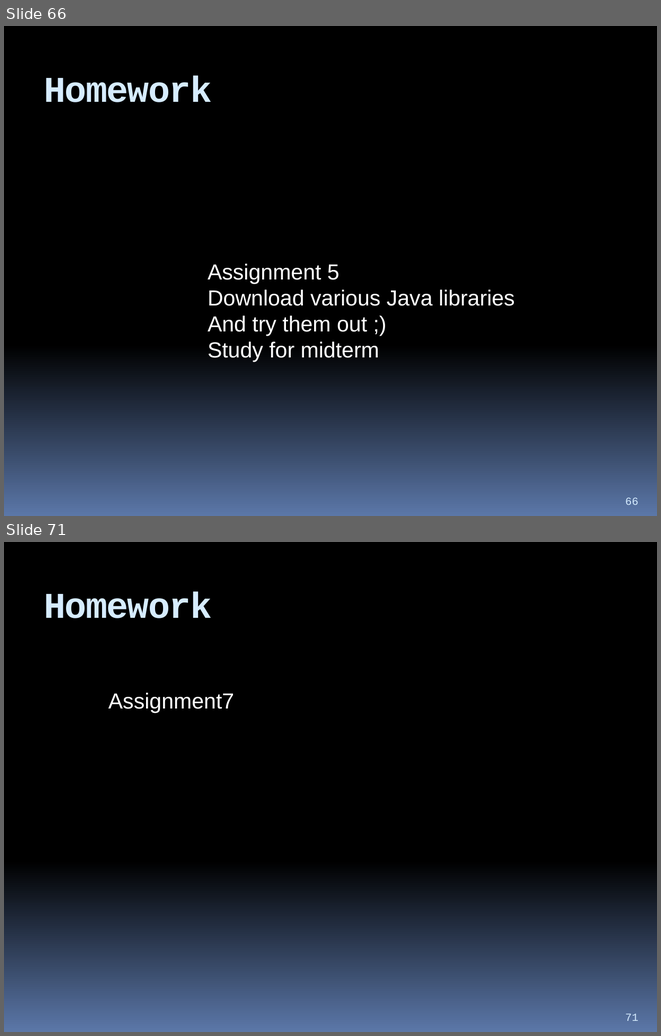
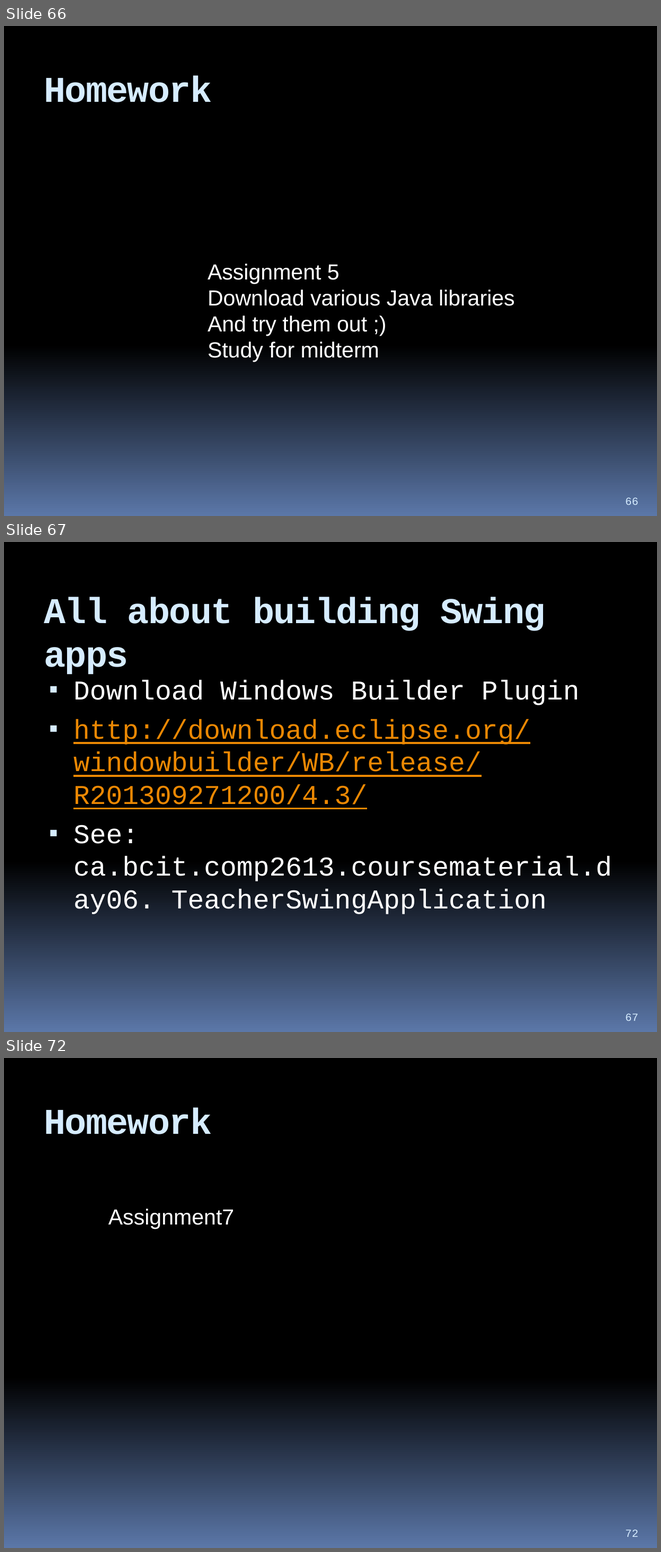
Before and after one commit to hchan/comp2613, a slide deck: coursePresentation.pptx. Shown one above the other, each under a label of ours: slides 66 and 71 before the commit, slides 66, 67 and 72 after it; the slides between them are not shown. The pictures are 661x1036 and 661x1552 pixels, drawn with LibreOffice and Linux fonts; fonts in the diff are those of the drawing. Boxes give left, top, right and bottom in pixels: in the first picture for what was removed or moved away, otherwise in the second. Text is boxed around its words. In the diff, an @@ line names an element or a change of style, - is before the commit and + after.

```diff
--- a/coursePresentation.pptx
+++ b/coursePresentation.pptx
@@ slide 67 added at box(4, 542, 657, 1032), background gradient #000000 to #5B77A8 @@
@@ title added at box(44, 597, 545, 674), 40 pt, text #D6ECFF, bold @@
+All about building Swing apps
@@ text added at box(73, 680, 612, 914), 30 pt, text #FFFFFF @@
+▪ Download Windows Builder Plugin
+▪ http://download.eclipse.org/windowbuilder/WB/release/R201309271200/4.3/
+▪ See: ca.bcit.comp2613.coursematerial.day06. TeacherSwingApplication
@@ page number added at box(625, 1013, 638, 1021), 12 pt, text #D6ECFF @@
+67
@@ what was slide 71 is now slide 72 @@
@@ page number at box(625, 1529, 638, 1537): text changed @@
-71
+72
```
Also in this commit, not shown: 12 slides changed, 1 other slide added, 11 slides removed, 3 other files.
